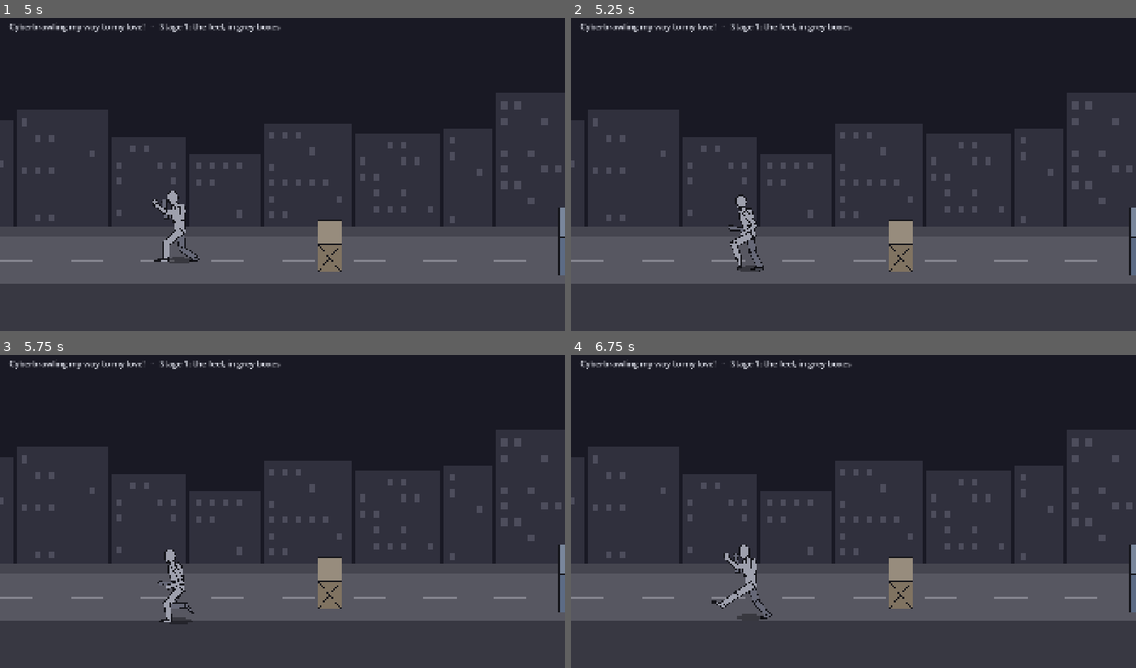
Above: before the commit, frames 1-4 (two rows, left to right).
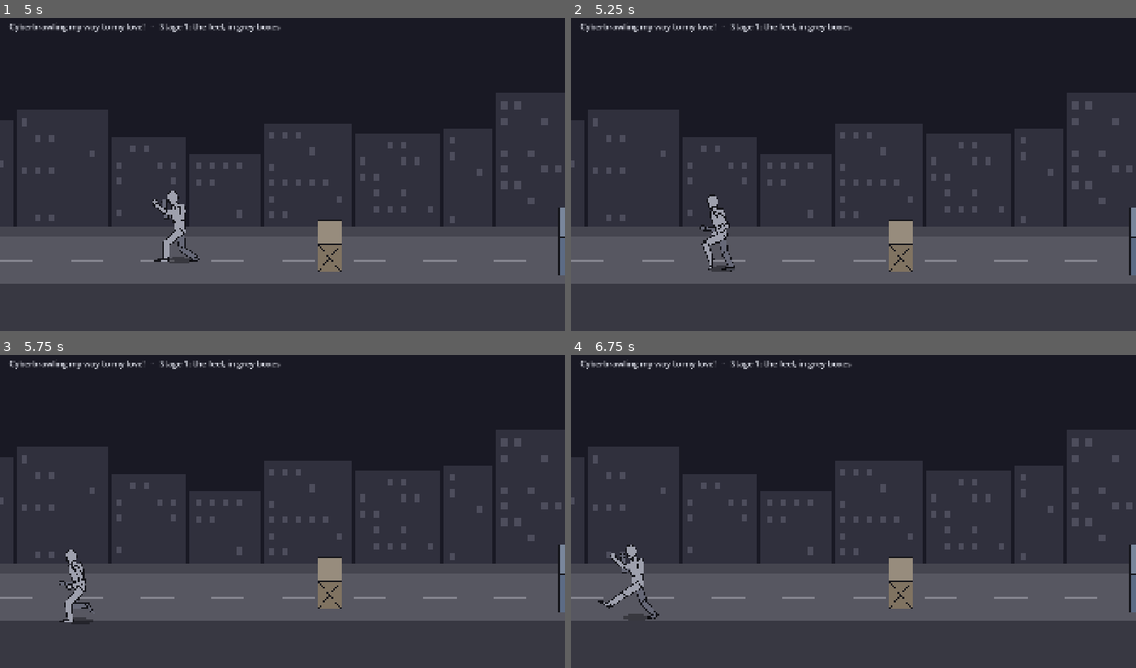
Above: after the commit, the same moments.

Repository: jetomev/cyberbrawling-my-way-to-my-love
Game: Godot game, scene res://scenes/main.tscn
Two runs of this game, one before a commit and one after it. Both use one fixed random seed, a clock stepped at 60 frames per second and the inputs below.
Inputs (mouse positions are in pixels of both pictures, inside the frame that each line leads up to):
- Up to frame 1 (5 s): tap Enter at 0.5 s; move the mouse to (406, 155) at 0.52 s; hold Right (move_right) 0.53-1.25 s; hold W (run) 0.53-1.25 s; click (406, 155) at 0.67 s; tap Space (jump) at 0.77, 3.77 s; drag from (169, 187) to (254, 237) at 1.27 s; move the mouse to (339, 102) at 2.02 s; hold Right (move_right) 2.03-2.75 s; hold W (run) 2.03-2.75 s; tap B (kick) at 2.1 s; drag from (254, 237) to (113, 124) at 2.77 s; move the mouse to (452, 221) at 3.52 s; hold Left (move_left) 3.53-4.25 s; hold W (run) 3.53-4.25 s; drag from (113, 124) to (197, 93) at 4.27 s
- Up to frame 2 (5.25 s): move the mouse to (881, 171) at 5.02 s; hold Down (move_down) from 5.03 s (still down); hold W (run) from 5.03 s (still down); tap Z (sweep) at 5.1 s; click (881, 171) at 5.17 s
- Up to frame 3 (5.75 s): keep holding Down (move_down); keep holding W (run)
- Up to frame 4 (6.75 s): release Down (move_down) at 5.75 s; release W (run) at 5.75 s; drag from (768, 430) to (740, 524) at 5.77 s; move the mouse to (977, 492) at 6.52 s; hold Up (move_up) from 6.53 s (still down); hold W (run) from 6.53 s (still down); tap K at 6.6 s

Frame 1 is identical in both runs. In frame 2, 1.2% of the frame differs, in the area x 22-35%, y 56-82%; in frame 3, 1.1%; in frame 4, 1.4%, in the area x 4-36%, y 60-85%.

Commit message:
fix(controls): W alone runs the way he faces; an arrow steers it
Javier played build e7e1320 (2026-11-02, through the assistant team): "S and W don't work". In fighter.gd the run
only counted while an arrow was held too, so W on its own did nothing. Now W alone runs the way he faces, and with
an arrow it runs that way. S is not mapped; what it should do is Javier's call, asked separately.

Guard first: W alone runs, forward; an arrow steers it; W alone keeps the new way; letting go stops it (failed on
the old code: "got idle, want run", 0 px).

Tests: 140 (2985 checks).

Co-Authored-By: Claude Opus 5.5 <noreply@anthropic.com>

Diff:
--- a/game/scripts/sim/fighter.gd
+++ b/game/scripts/sim/fighter.gd
@@ -7,7 +7,7 @@
 ## and stance are "pressed this tick"; block and run are "held" (D-19: hold to guard; its first moments are a perfect
 ## block). Two stances (Javier, 2026-11-02 18:48: "W for running, X to swtich stance (fight/walk)"): the fight stance
 ## (guard "idle", the shuffle "walk") and the walk stance (relaxed "stand", the everyday walk "stroll"); X switches
-## between them through a short "to_walk" / "to_fight"; running ("run", run held while moving) works from either and
+## between them through a short "to_walk" / "to_fight"; running ("run" held: alone, the way he faces; with an arrow, that way) works from either and
 ## comes back to it. A blow, a block or a press from the walk stance raises the guard first ("to_fight"): the press
 ## waits through it. A world (street_world.gd) is optional: without one the street is empty.
 ## Attacks and combos live in moves.gd: the state is the move's name ("punch", "cross", "spin_kick", …).
@@ -148,6 +148,8 @@
 
 
 func _ground(mx: float, mz: float, run := false) -> void:
+	if run and mx == 0.0:
+		mx = float(facing)  # W alone runs the way he faces; an arrow steers it (Javier, 2026-11-02: "W don't work")
 	var moving: bool = mx != 0.0 or (mz != 0.0 and not tune["flat_line"])
 	var speed := "walk_speed"
 	if run and moving:
--- a/game/tests/test_walking.gd
+++ b/game/tests/test_walking.gd
@@ -127,3 +127,21 @@
 					last[side] = world
 				else:
 					last.erase(side)
+
+
+func test_w_alone_runs_the_way_he_faces() -> void:
+	# Javier played build e7e1320 (2026-11-02, through the assistant team): "S and W don't work". W only ran while an
+	# arrow was held too. Now W alone runs the way he faces, and an arrow still steers it.
+	var g = Fighter.new()
+	var x0: float = g.x
+	run_for(g, 10, {"run": true})
+	eq(g.state, "run", "W alone: he runs")
+	check(g.x > x0 + 40.0, "forward, the way he faces (%.0f px)" % (g.x - x0))
+	var x1: float = g.x
+	run_for(g, 10, {"run": true, "mx": -1.0})
+	check(g.x < x1 - 40.0 and g.facing == -1, "an arrow still steers the run (%.0f px)" % (g.x - x1))
+	var x2: float = g.x
+	run_for(g, 10, {"run": true})
+	check(g.x < x2 - 40.0, "and W alone keeps running the new way (%.0f px)" % (g.x - x2))
+	run_for(g, 10, {})
+	check(g.state != "run", "letting go of W stops the run")
